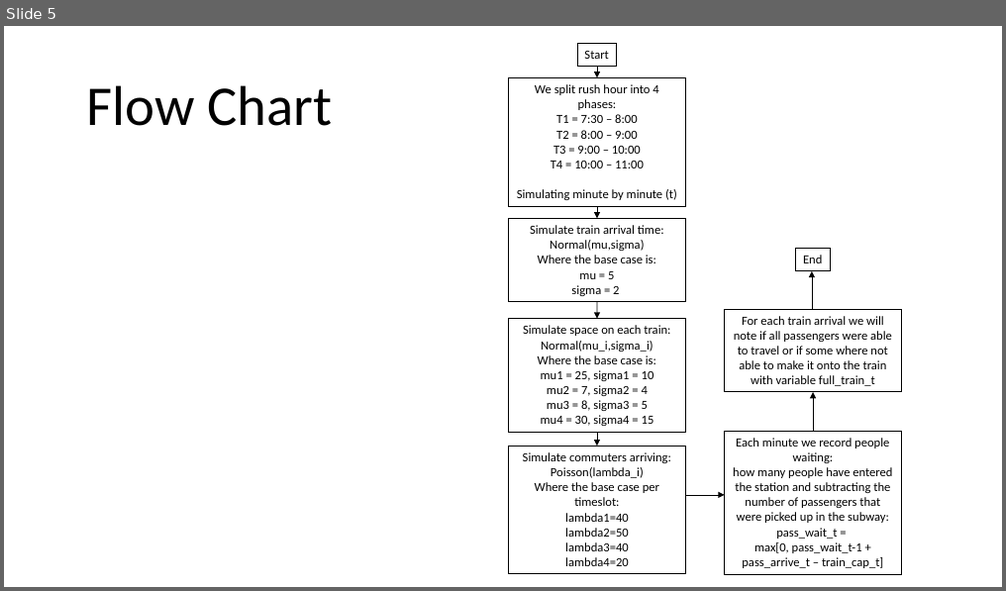
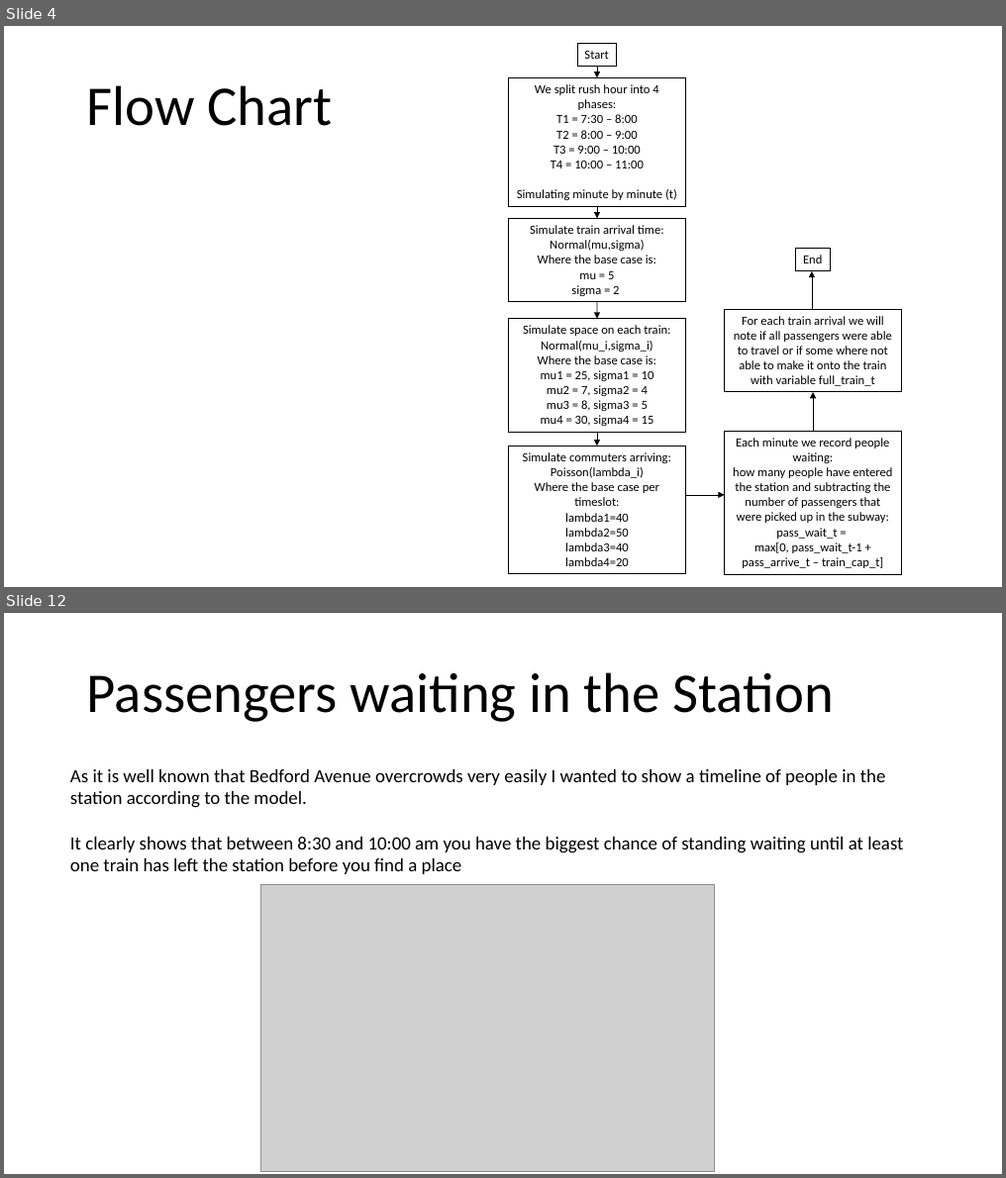
Before and after one commit to ManolisManoli/Data604_Sim-Mod, a slide deck: Final_Project/ManolisManoli_FinalProject_Data604.pptx. Shown one above the other, each under a label of ours: slide 5 before the commit, slides 4 and 12 after it; the slides between them are not shown. The pictures are 1006x591 and 1006x1178 pixels, drawn with LibreOffice and Linux fonts; fonts in the diff are those of the drawing; grey boxes stand for pictures. Boxes give left, top, right and bottom in pixels: in the first picture for what was removed or moved away, otherwise in the second. Text is boxed around its words. In the diff, an @@ line names an element or a change of style, - is before the commit and + after.

```diff
--- a/Final_Project/ManolisManoli_FinalProject_Data604.pptx
+++ b/Final_Project/ManolisManoli_FinalProject_Data604.pptx
@@ slide 12 added at bbox=[4, 613, 1002, 1174], background #FFFFFF @@
@@ text added at bbox=[87, 672, 834, 722], 54 pt, text #000000 @@
+Passengers waiting in the Station
@@ text added at bbox=[70, 769, 903, 874], 18 pt, text #000000 @@
+As it is well known that Bedford Avenue overcrowds very easily I wanted to show a timeline of people in the station according to the model.
+It clearly shows that between 8:30 and 10:00 am you have the biggest chance of standing waiting until at least one train has left the station before you find a place
@@ picture added at bbox=[260, 884, 715, 1171] @@
@@ what was slide 5 is now slide 4 @@
```
Also in this commit, not shown: 2 slides changed, 10 other slides added, 1 slide removed.
